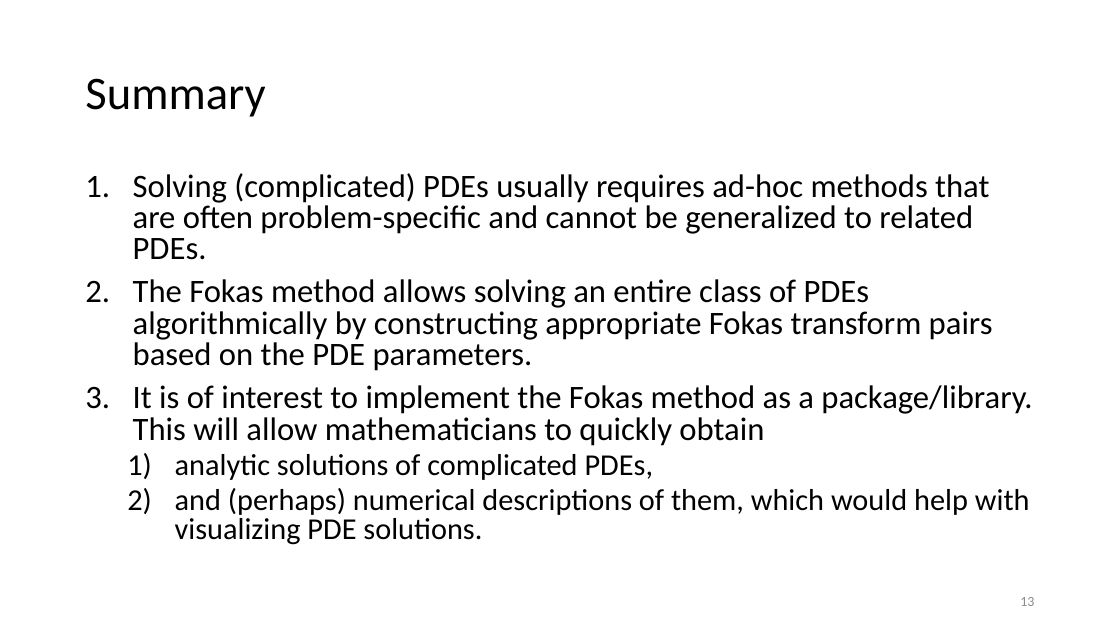
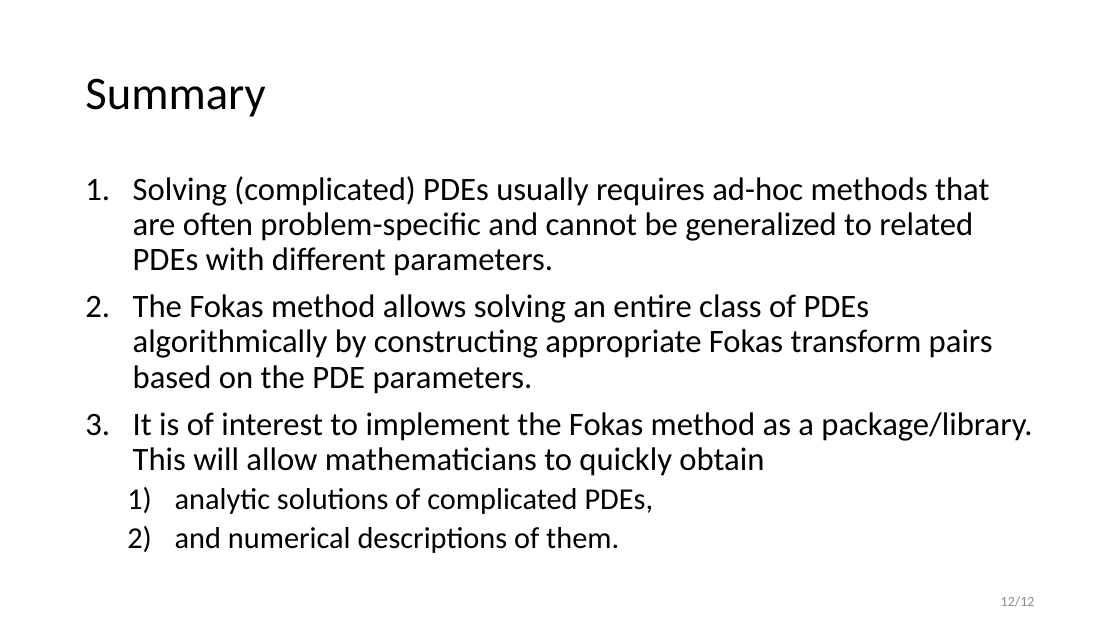
Before and after one commit to largecats/capstone-project, a slide deck: slide 12 of presentation/presentation.pptx (slide 13 before the commit). Drawn at 1120x630 pixels with LibreOffice and Linux fonts; fonts in the diff are those of the drawing. Boxes give left, top, right and bottom in pixels: in the first picture for what was removed or moved away, otherwise in the second. Text is boxed around its words. In the diff, an @@ line names an element or a change of style, - is before the commit and + after.

```diff
--- a/presentation/presentation.pptx
+++ b/presentation/presentation.pptx
@@ text at <box>133,176,989,276</box>: text changed @@
-1. Solving (complicated) PDEs usually requires ad-hoc methods that are often problem-specific and cannot be generalized to related PDEs.
+1. Solving (complicated) PDEs usually requires ad-hoc methods that are often problem-specific and cannot be generalized to related PDEs with different parameters.
@@ text at <box>133,294,1032,514</box>: line spacing 0.8 to 0.9 @@
@@ text at <box>175,527,619,553</box>: text changed @@
-  2) and (perhaps) numerical descriptions of them, which would help with visualizing PDE solutions.
+  2) and numerical descriptions of them.
@@ page number at <box>1001,596,1035,607</box>: text changed @@
-13
+12/12
```
Also in this commit, not shown: 1 other slide changed, 1 slide removed, 4 other files.
